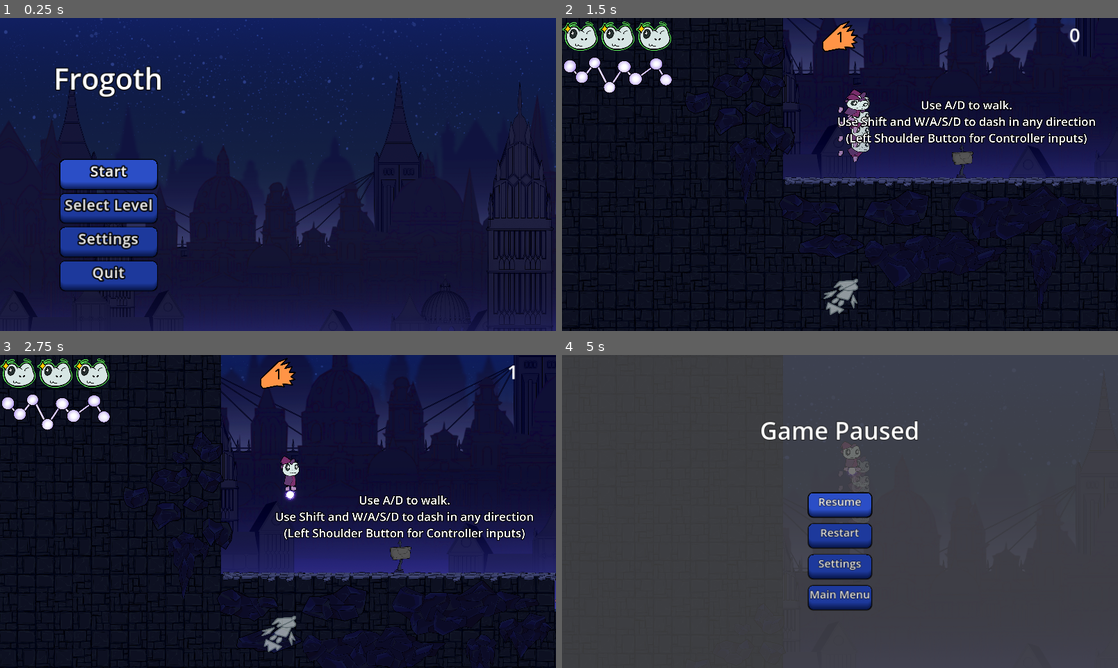
Above: before the commit, frames 1-4 (two rows, left to right).
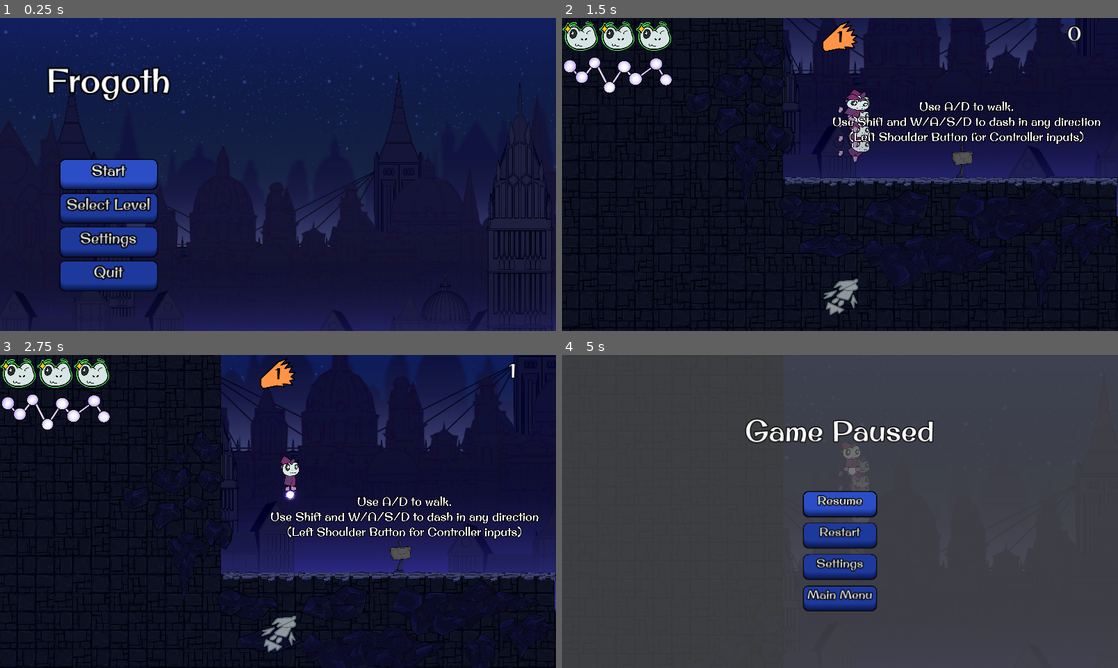
Above: after the commit, the same moments.

Repository: DerBrotDoktor/Frogoth
Game: Godot game, scene res://scenes/main/main.tscn
The game is run twice, just before and just after one commit, with the same random seed, the same clock (stepped at 60 frames per second) and the same inputs.
Inputs:
- Up to frame 1 (0.25 s): no input
- Up to frame 2 (1.5 s): click "Start" at 0.5 s; hold W (up) from 1.28 s (still down); tap Shift (dash) at 1.35 s
- Up to frame 3 (2.75 s): keep holding W (up); tap Space (jump) at 1.52, 2.27 s; tap F (discrad_shape) at 2.1 s
- Up to frame 4 (5 s): keep holding W (up); tap Shift (dash) at 2.85, 4.35 s; tap F (discrad_shape) at 3.6 s; tap Space (jump) at 3.77, 4.52 s; tap Escape (pause_menu) at 4.9 s

The runs differ from the first frame. In frame 1, 2.6% of the frame differs, in the area x 8-31%, y 15-85%; in frame 2, 2.5%; in frame 3, 2.5%; in frame 4, 3.3%, in the area x 32-67%, y 20-82%.

Commit message:
Added: font

Diff:
--- a/scenes/enviroment/tutorial_sign/tutorial_sign.tscn
+++ b/scenes/enviroment/tutorial_sign/tutorial_sign.tscn
@@ -1,9 +1,11 @@
-[gd_scene load_steps=4 format=3 uid="uid://0woesesbbwik"]
+[gd_scene load_steps=5 format=3 uid="uid://0woesesbbwik"]
 
 [ext_resource type="Script" path="res://scenes/enviroment/tutorial_sign/tutorial_sign.gd" id="1_l5yyk"]
 [ext_resource type="Texture2D" uid="uid://cfkjc4fd83h6g" path="res://assets/interactables/tutorial_sign.png" id="2_aayxx"]
+[ext_resource type="FontFile" uid="uid://dkx15fd30kr63" path="res://assets/font/OriginalSurfer-Regular.ttf" id="3_kart3"]
 
 [sub_resource type="Theme" id="Theme_j5iga"]
+default_font = ExtResource("3_kart3")
 Label/colors/font_outline_color = Color(0, 0, 0, 1)
 Label/constants/outline_size = 20
 Label/font_sizes/font_size = 80
@@ -34,6 +36,7 @@
 grow_vertical = 2
 size_flags_horizontal = 4
 theme = SubResource("Theme_j5iga")
+theme_override_font_sizes/font_size = 80
 text = "Test Tutorial Text"
 horizontal_alignment = 1
 
--- a/scenes/menus/level_finish_screen.tscn
+++ b/scenes/menus/level_finish_screen.tscn
@@ -1,10 +1,7 @@
 [gd_scene load_steps=6 format=3 uid="uid://cj5y0tnco4cx1"]
 
 [ext_resource type="Script" path="res://scenes/menus/level_finish_screen.gd" id="1_iw8t1"]
-
-[sub_resource type="FontVariation" id="FontVariation_477og"]
-variation_embolden = 0.3
-spacing_glyph = 1
+[ext_resource type="FontFile" uid="uid://dkx15fd30kr63" path="res://assets/font/OriginalSurfer-Regular.ttf" id="1_pqixf"]
 
 [sub_resource type="StyleBoxFlat" id="StyleBoxFlat_wdcpn"]
 bg_color = Color(0.168627, 0.305882, 0.776471, 1)
@@ -31,10 +28,11 @@
 shadow_size = 3
 
 [sub_resource type="Theme" id="Theme_kd7u0"]
+default_font = ExtResource("1_pqixf")
 Button/colors/font_outline_color = Color(0, 0, 0, 1)
 Button/constants/outline_size = 10
-Button/font_sizes/font_size = 30
-Button/fonts/font = SubResource("FontVariation_477og")
+Button/font_sizes/font_size = 35
+Button/fonts/font = ExtResource("1_pqixf")
 Button/styles/focus = SubResource("StyleBoxFlat_wdcpn")
 Button/styles/hover = SubResource("StyleBoxFlat_wdcpn")
 Button/styles/normal = SubResource("StyleBoxFlat_0lpqj")
--- a/scenes/menus/main_menu.tscn
+++ b/scenes/menus/main_menu.tscn
@@ -1,13 +1,10 @@
-[gd_scene load_steps=11 format=3 uid="uid://c7uqvsqtn5b6p"]
+[gd_scene load_steps=10 format=3 uid="uid://c7uqvsqtn5b6p"]
 
+[ext_resource type="FontFile" uid="uid://dkx15fd30kr63" path="res://assets/font/OriginalSurfer-Regular.ttf" id="1_4inao"]
 [ext_resource type="Script" path="res://scenes/menus/main_menu.gd" id="1_6s5vr"]
 [ext_resource type="Texture2D" uid="uid://m30ojk8eyhbr" path="res://assets/parallax/sky.png" id="2_xou8v"]
 [ext_resource type="Texture2D" uid="uid://dechd0hxshq2j" path="res://assets/parallax/paralax_1.png" id="3_npudr"]
 [ext_resource type="Texture2D" uid="uid://dnh4dfbpvvn6l" path="res://assets/parallax/paralax_2.png" id="4_5f8s3"]
-
-[sub_resource type="FontVariation" id="FontVariation_477og"]
-variation_embolden = 0.3
-spacing_glyph = 1
 
 [sub_resource type="StyleBoxFlat" id="StyleBoxFlat_wdcpn"]
 bg_color = Color(0.168627, 0.305882, 0.776471, 1)
@@ -37,18 +34,15 @@
 Button/colors/font_outline_color = Color(0, 0, 0, 1)
 Button/constants/outline_size = 10
 Button/font_sizes/font_size = 30
-Button/fonts/font = SubResource("FontVariation_477og")
+Button/fonts/font = ExtResource("1_4inao")
 Button/styles/focus = SubResource("StyleBoxFlat_wdcpn")
 Button/styles/hover = SubResource("StyleBoxFlat_wdcpn")
 Button/styles/normal = SubResource("StyleBoxFlat_0lpqj")
 
-[sub_resource type="SystemFont" id="SystemFont_1fqa6"]
-subpixel_positioning = 0
-
 [sub_resource type="LabelSettings" id="LabelSettings_0exlh"]
-font = SubResource("SystemFont_1fqa6")
-font_size = 60
-outline_size = 7
+font = ExtResource("1_4inao")
+font_size = 70
+outline_size = 13
 outline_color = Color(0, 0, 0, 1)
 
 [node name="MainMenu" type="Control"]
--- a/scenes/menus/pause_menu.tscn
+++ b/scenes/menus/pause_menu.tscn
@@ -1,9 +1,7 @@
 [gd_scene load_steps=8 format=3 uid="uid://c6nm6w83jynbs"]
 
+[ext_resource type="FontFile" uid="uid://dkx15fd30kr63" path="res://assets/font/OriginalSurfer-Regular.ttf" id="1_861nn"]
 [ext_resource type="Script" path="res://scenes/menus/pause_menu.gd" id="1_mgqje"]
-
-[sub_resource type="SystemFont" id="SystemFont_0rgmh"]
-subpixel_positioning = 0
 
 [sub_resource type="StyleBoxFlat" id="StyleBoxFlat_lnr4f"]
 bg_color = Color(0.168627, 0.305882, 0.776471, 1)
@@ -43,18 +41,20 @@
 
 [sub_resource type="Theme" id="Theme_pv8ow"]
 Button/colors/font_outline_color = Color(0, 0, 0, 1)
-Button/constants/outline_size = 3
-Button/font_sizes/font_size = 23
-Button/fonts/font = SubResource("SystemFont_0rgmh")
+Button/constants/outline_size = 8
+Button/font_sizes/font_size = 25
+Button/fonts/font = ExtResource("1_861nn")
 Button/styles/focus = SubResource("StyleBoxFlat_lnr4f")
 Button/styles/hover = SubResource("StyleBoxFlat_w1hgi")
 Button/styles/normal = SubResource("StyleBoxFlat_26k5v")
 Label/colors/font_outline_color = Color(0, 0, 0, 1)
-Label/constants/outline_size = 5
+Label/constants/outline_size = 8
+Label/font_sizes/font_size = 16
+Label/fonts/font = ExtResource("1_861nn")
 
 [sub_resource type="LabelSettings" id="LabelSettings_dw61o"]
-font_size = 50
-outline_size = 4
+font_size = 60
+outline_size = 8
 outline_color = Color(0, 0, 0, 1)
 
 [node name="PauseMenu" type="Control"]
@@ -95,7 +95,7 @@
 horizontal_alignment = 1
 
 [node name="ResumeButton" type="Button" parent="VBoxContainer"]
-custom_minimum_size = Vector2(130, 40)
+custom_minimum_size = Vector2(150, 50)
 layout_mode = 2
 size_flags_horizontal = 4
 size_flags_vertical = 4
@@ -104,7 +104,7 @@
 text = "Resume"
 
 [node name="RestartButton" type="Button" parent="VBoxContainer"]
-custom_minimum_size = Vector2(130, 40)
+custom_minimum_size = Vector2(150, 50)
 layout_mode = 2
 size_flags_horizontal = 4
 size_flags_vertical = 4
@@ -113,7 +113,7 @@
 text = "Restart"
 
 [node name="SettingsButton" type="Button" parent="VBoxContainer"]
-custom_minimum_size = Vector2(130, 40)
+custom_minimum_size = Vector2(150, 50)
 layout_mode = 2
 size_flags_horizontal = 4
 size_flags_vertical = 4
@@ -122,7 +122,7 @@
 text = "Settings"
 
 [node name="MainMenuButton" type="Button" parent="VBoxContainer"]
-custom_minimum_size = Vector2(130, 40)
+custom_minimum_size = Vector2(150, 50)
 layout_mode = 2
 size_flags_horizontal = 4
 size_flags_vertical = 4
--- a/scenes/player/user_interface.tscn
+++ b/scenes/player/user_interface.tscn
@@ -1,6 +1,7 @@
-[gd_scene load_steps=19 format=3 uid="uid://bjr4d282863jf"]
+[gd_scene load_steps=20 format=3 uid="uid://bjr4d282863jf"]
 
 [ext_resource type="Script" path="res://scenes/player/user_interface.gd" id="1_2e1s1"]
+[ext_resource type="FontFile" uid="uid://dkx15fd30kr63" path="res://assets/font/OriginalSurfer-Regular.ttf" id="1_olx0k"]
 [ext_resource type="Texture2D" uid="uid://dkpbmwg07gd6v" path="res://assets/ui/health/green_heart.png" id="2_0d7dp"]
 [ext_resource type="Texture2D" uid="uid://c7cxhur1tcq51" path="res://assets/ui/health/yellow_heart.png" id="3_abtrg"]
 [ext_resource type="Texture2D" uid="uid://dbtftdevnqyc2" path="res://assets/ui/health/red_heart.png" id="4_2smar"]
@@ -19,6 +20,7 @@
 [ext_resource type="Texture2D" uid="uid://sv86mdu0rlca" path="res://assets/ui/enemy_counter.png" id="17_0hxhh"]
 
 [sub_resource type="Theme" id="Theme_2u5c8"]
+default_font = ExtResource("1_olx0k")
 default_font_size = 40
 
 [node name="UserInterface" type="Control"]
@@ -48,6 +50,8 @@
 offset_right = -9.0
 offset_bottom = 62.0
 grow_horizontal = 0
+theme_override_colors/font_outline_color = Color(0, 0, 0, 1)
+theme_override_constants/outline_size = 8
 text = "0000"
 horizontal_alignment = 1
 
@@ -116,6 +120,8 @@
 grow_horizontal = 2
 grow_vertical = 2
 theme_override_colors/font_color = Color(0, 0, 0, 1)
+theme_override_colors/font_outline_color = Color(0, 0, 0, 1)
+theme_override_constants/outline_size = 5
 theme_override_font_sizes/font_size = 100
 text = "-1
 "
Binary file added: assets/font/OriginalSurfer-Regular.ttf
Not shown, added: assets/font/OriginalSurfer-Regular.ttf.import
